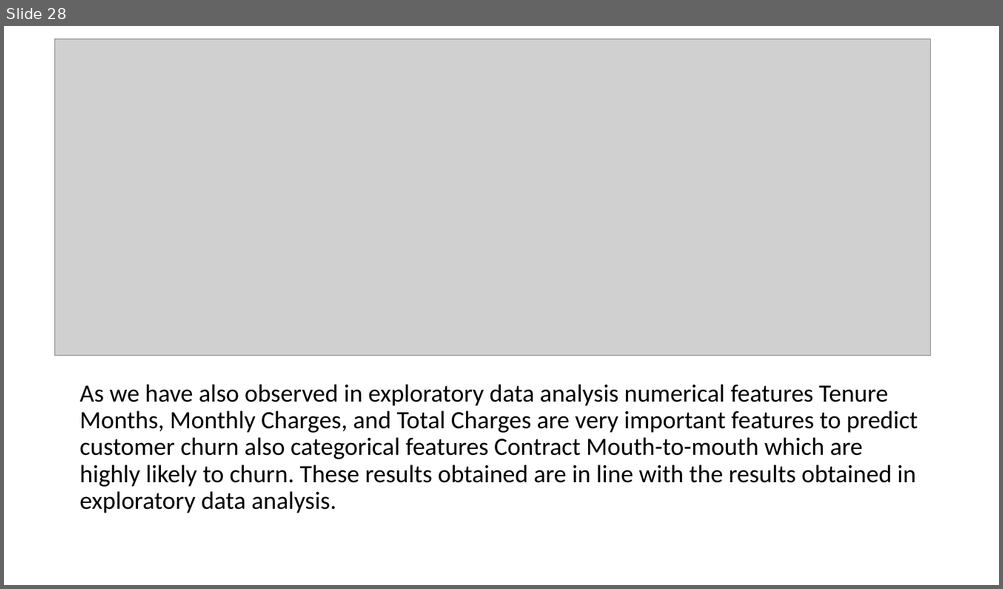
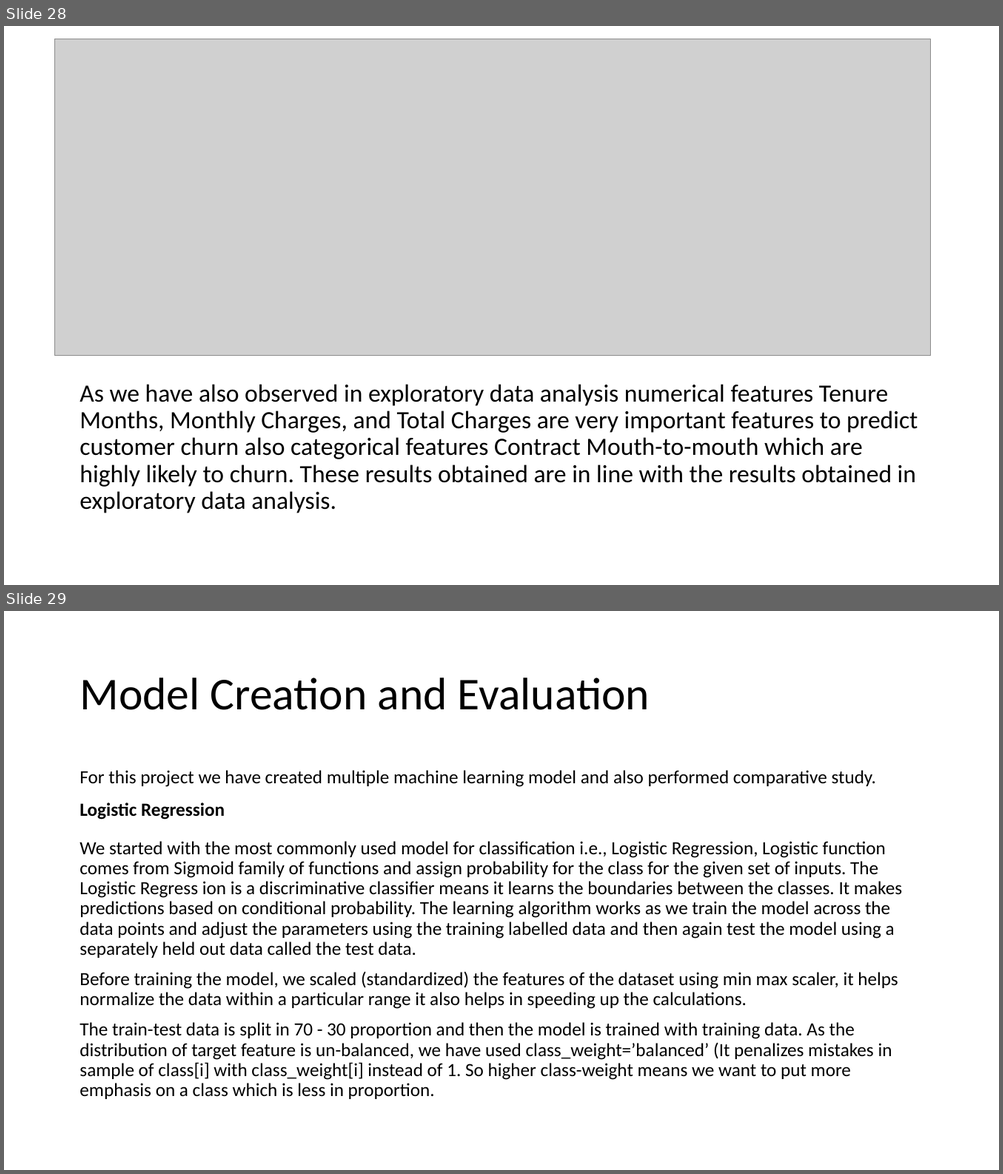
Before and after one commit to samarth-malhotra/Dissertation, a slide deck: Customer Churn Prediction in Telecom using Machine Learning.pptx. Shown one above the other, each under a label of ours: slide 28 before the commit, slides 28 and 29 after it. The pictures are 1003x589 and 1003x1174 pixels, drawn with LibreOffice and Linux fonts; fonts in the diff are those of the drawing; grey boxes stand for pictures. Boxes give left, top, right and bottom in pixels: in the first picture for what was removed or moved away, otherwise in the second. Text is boxed around its words. In the diff, an @@ line names an element or a change of style, - is before the commit and + after.

```diff
--- a/Customer Churn Prediction in Telecom using Machine Learning.pptx
+++ b/Customer Churn Prediction in Telecom using Machine Learning.pptx
@@ slide 29 added at <box>4,611,999,1170</box>, background #FFFFFF @@
@@ title added at <box>79,678,650,710</box>, 44 pt, text #000000 @@
+Model Creation and Evaluation
@@ text added at <box>79,770,902,1099</box>, 18 pt, text #000000 @@
+For this project we have created multiple machine learning model and also performed comparative study.
+Logistic Regression
+We started with the most commonly used model for classification i.e., Logistic Regression, Logistic function comes from Sigmoid family of functions and assign probability for the class for the given set of inputs. The Logistic Regress ion is a discriminative classifier means it learns the boundaries between the classes. It makes predictions based on conditional probability. The learning algorithm works as we train the model across the data points and adjust the parameters using the training labelled data and then again test the model using a separately held out data called the test data.
+Before training the model, we scaled (standardized) the features of the dataset using min max scaler, it helps normalize the data within a particular range it also helps in speeding up the calculations.
+The train-test data is split in 70 - 30 proportion and then the model is trained with training data. As the distribution of target feature is un-balanced, we have used class_weight=’balanced’ (It penalizes mistakes in sample of class[i] with class_weight[i] instead of 1. So higher class-weight means we want to put more emphasis on a class which is less in proportion.
```
Also in this commit, not shown: 2 slides changed, 2 other slides added, 1 other file.
